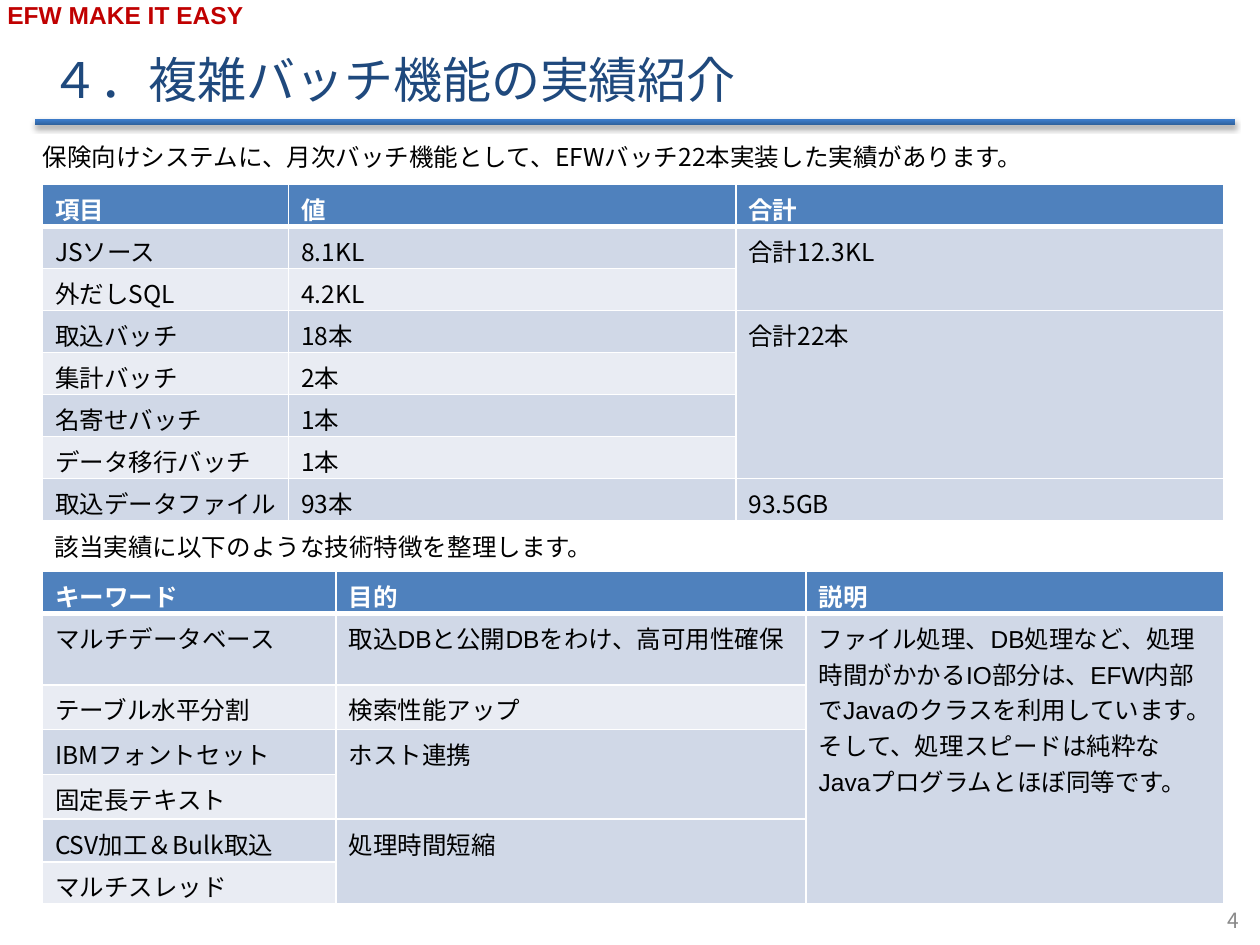
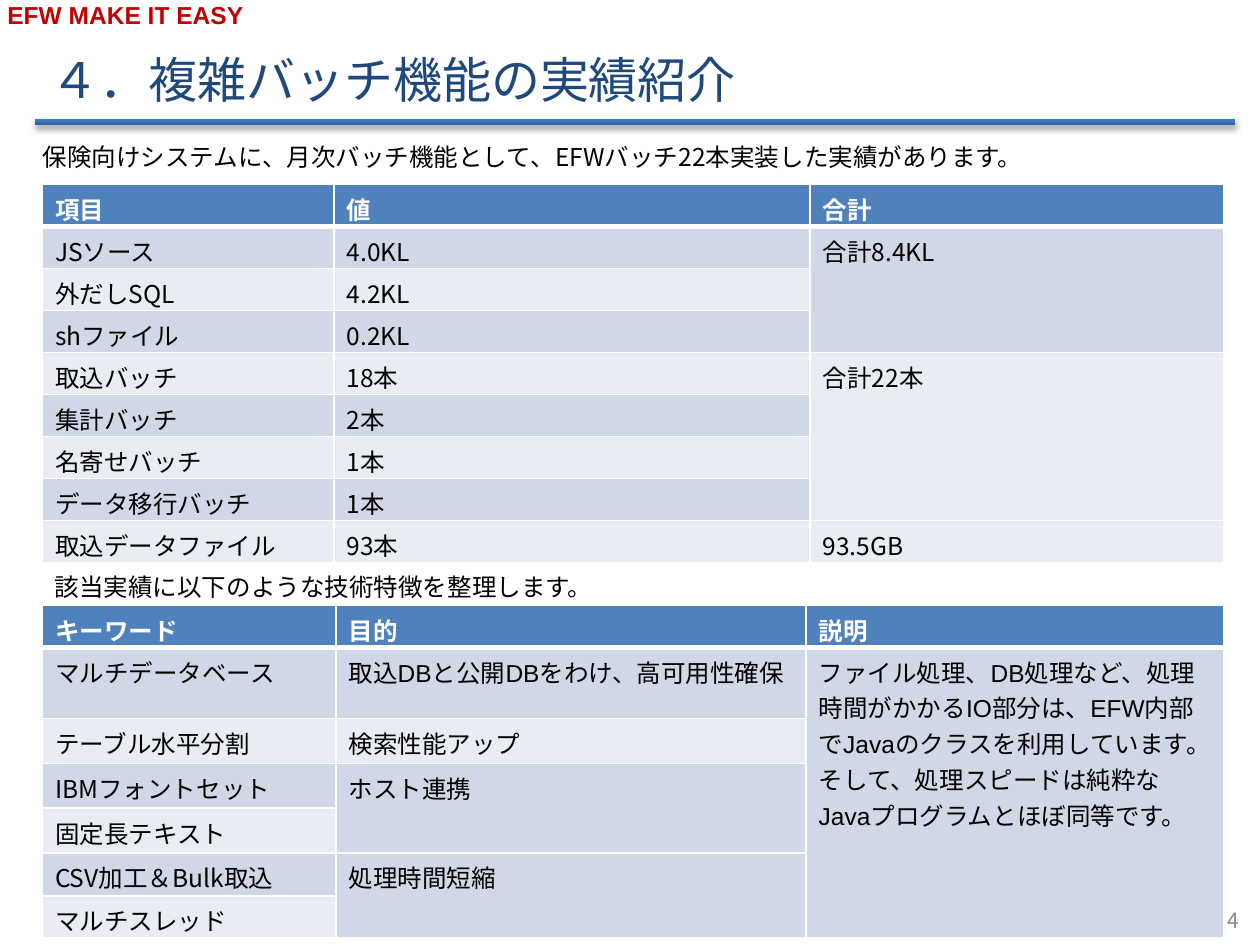
Before and after one commit to efwGrp/efw4_online_ppt, a slide deck: slide 5 of Think in EFW④EFWとスクリプト開発v0.1.pptx. Drawn at 1260x945 pixels with LibreOffice and Linux fonts; fonts in the diff are those of the drawing; background and template pictures are left out. Boxes give left, top, right and bottom in pixels: in the first picture for what was removed or moved away, otherwise in the second. Text is boxed around its words. In the diff, an @@ line names an element or a change of style, - is before the commit and + after.

```diff
--- a/Think in EFW④EFWとスクリプト開発v0.1.pptx
+++ b/Think in EFW④EFWとスクリプト開発v0.1.pptx
@@ table at (43,184,1223,562) @@
-row 2, column 2: 8.1KL
+row 2, column 2: 4.0KL
-row 2, column 3: 合計12.3KL
+row 2, column 3: 合計8.4KL
+row 4: shファイル | 0.2KL | 
@@ text "該当実績に以下のような技術特徴を整理します。": place and size @@
-text "該当実績に以下のような技術特徴を整理します。" at (55,535,592,558)
+text "該当実績に以下のような技術特徴を整理します。" at (55,575,592,598)
@@ table: place and size @@
-table at (43,572,1223,902)
+table at (43,605,1223,936)
```
